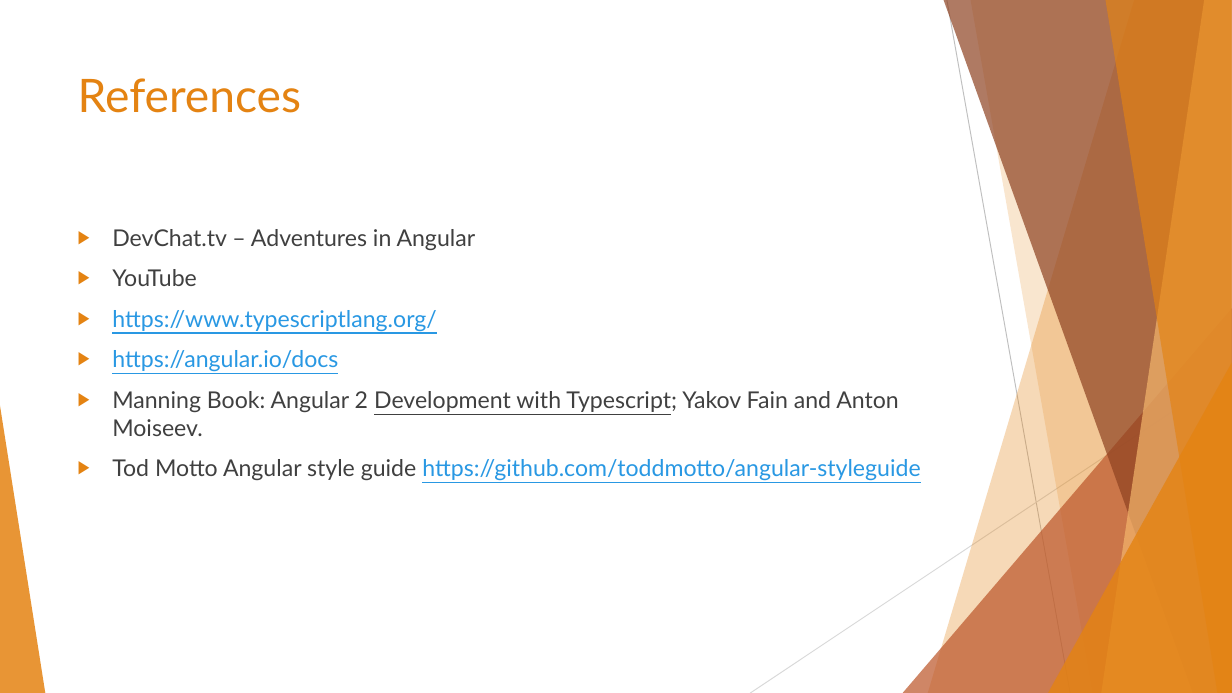
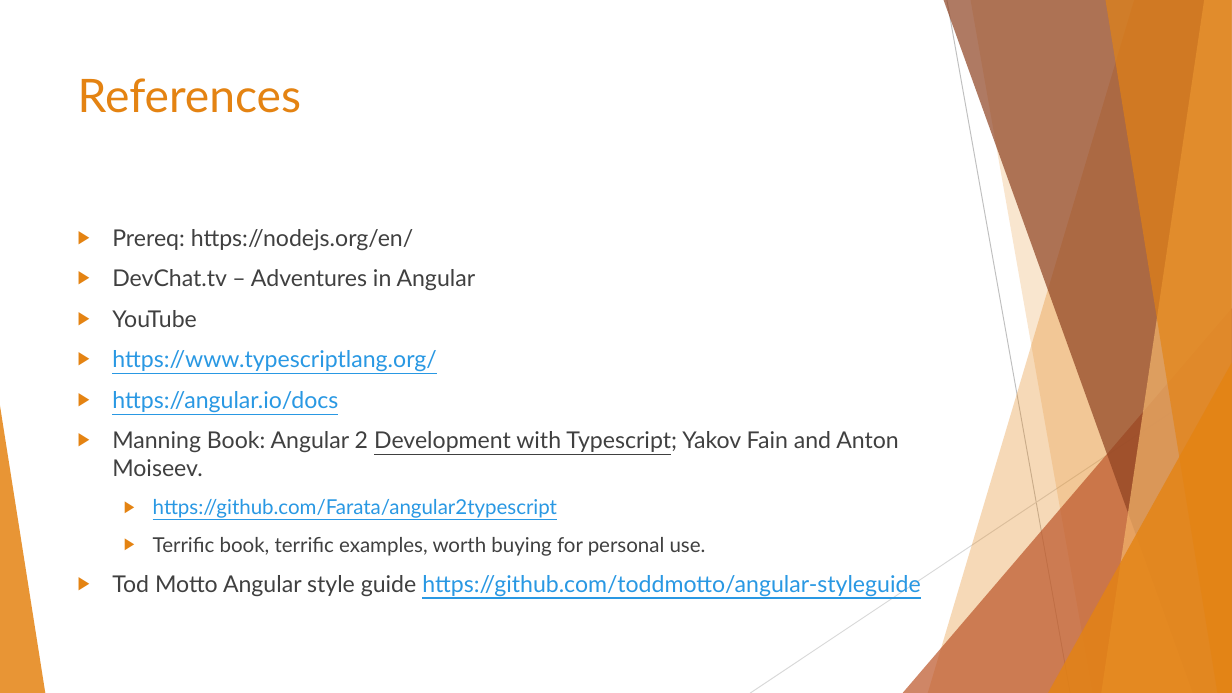
Before and after one commit to cwelrod/Demo, a slide deck: slide 18 of Angular 2 with TypeScript cont of MontJUG Spring Demo.pptx (slide 16 before the commit). Drawn at 1232x693 pixels with LibreOffice and Linux fonts; fonts in the diff are those of the drawing. Boxes give left, top, right and bottom in pixels: in the first picture for what was removed or moved away, otherwise in the second. Text is boxed around its words. In the diff, an @@ line names an element or a change of style, - is before the commit and + after.

```diff
--- a/Angular 2 with TypeScript cont of MontJUG Spring Demo.pptx
+++ b/Angular 2 with TypeScript cont of MontJUG Spring Demo.pptx
@@ text at [112,229,413,250]: paragraph added @@
+▶ Prereq: https://nodejs.org/en/
@@ text at [153,499,706,556]: paragraphs added @@
+  ▶ https://github.com/Farata/angular2typescript
+  ▶ Terrific book, terrific examples, worth buying for personal use.
```
Also in this commit, not shown: 5 other slides changed, 2 slides added.
